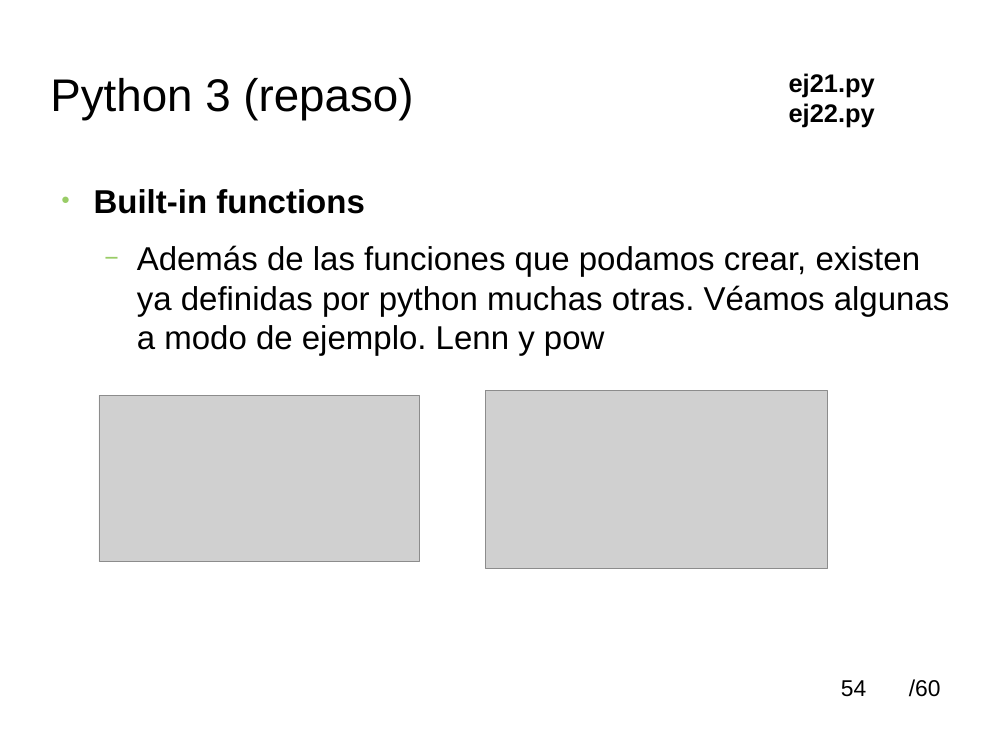
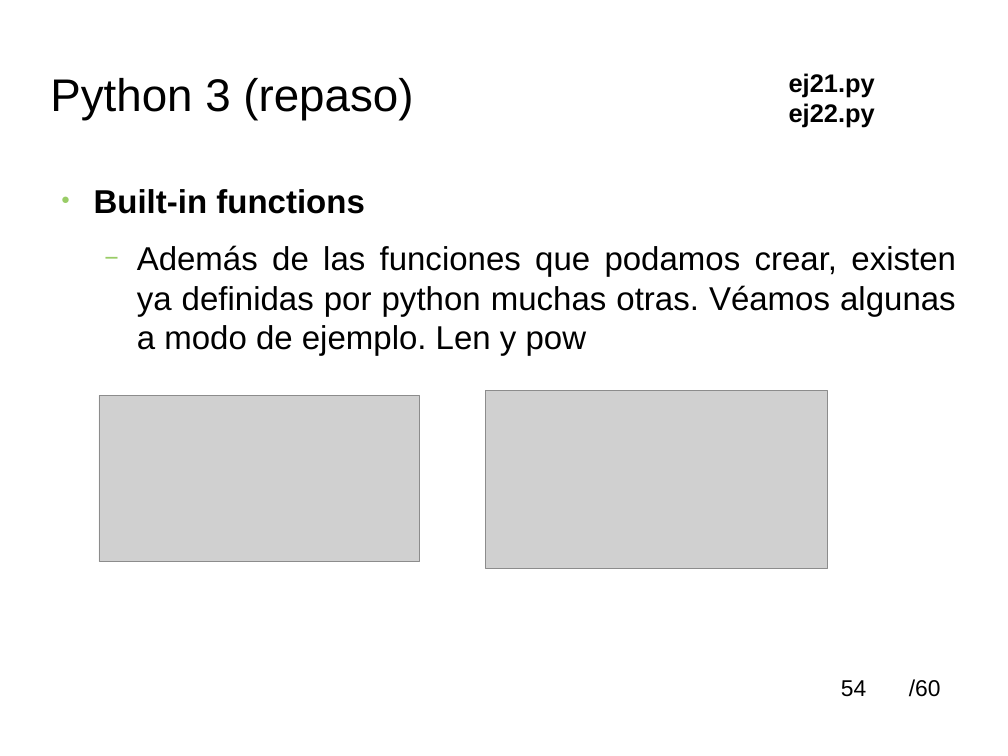
Before and after one commit to soa32123/cursoBasicoPythonSOM, a slide deck: slide 54 of material/python_tutoria_1smr.odp. Drawn at 1008x756 pixels with LibreOffice and Linux fonts; fonts in the diff are those of the drawing; grey boxes stand for pictures; background and template pictures are left out. Boxes give left, top, right and bottom in pixels: in the first picture for what was removed or moved away, otherwise in the second. Text is boxed around its words. In the diff, an @@ line names an element or a change of style, - is before the commit and + after.

```diff
--- a/material/python_tutoria_1smr.odp
+++ b/material/python_tutoria_1smr.odp
@@ text at [137,245,956,356]: text changed @@
-  − Además de las funciones que podamos crear, existen ya definidas por python muchas otras. Véamos algunas a modo de ejemplo. Lenn y pow
+  − Además de las funciones que podamos crear, existen ya definidas por python muchas otras. Véamos algunas a modo de ejemplo. Len y pow
```
Also in this commit, not shown: 13 other slides changed, 2 other files.
